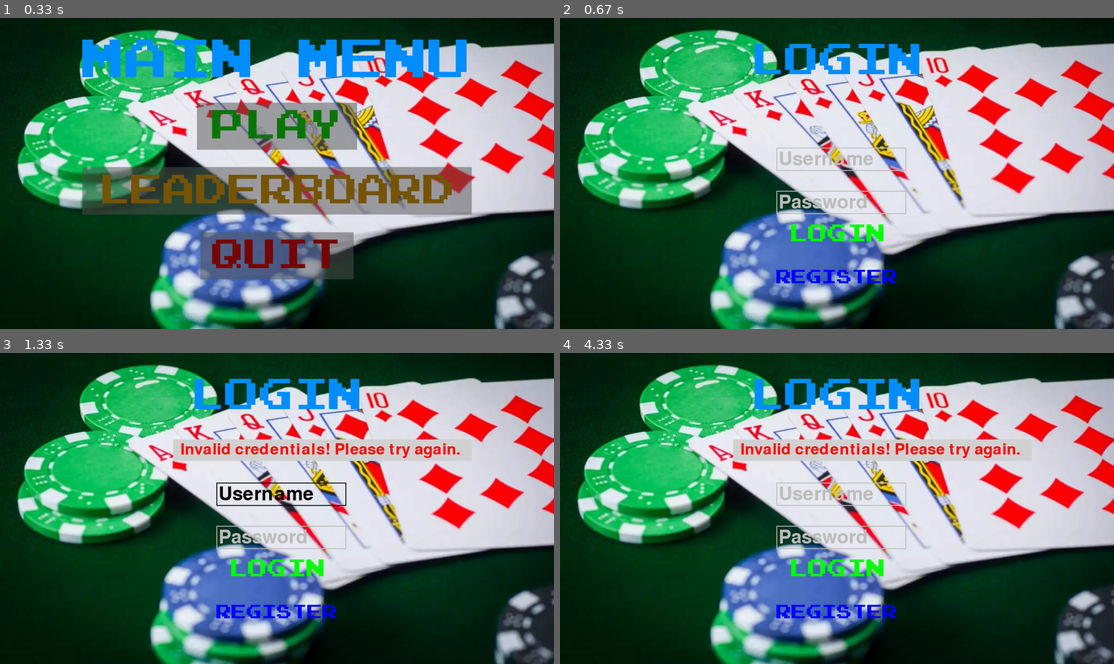
Above: before the commit, frames 1-4 (two rows, left to right).
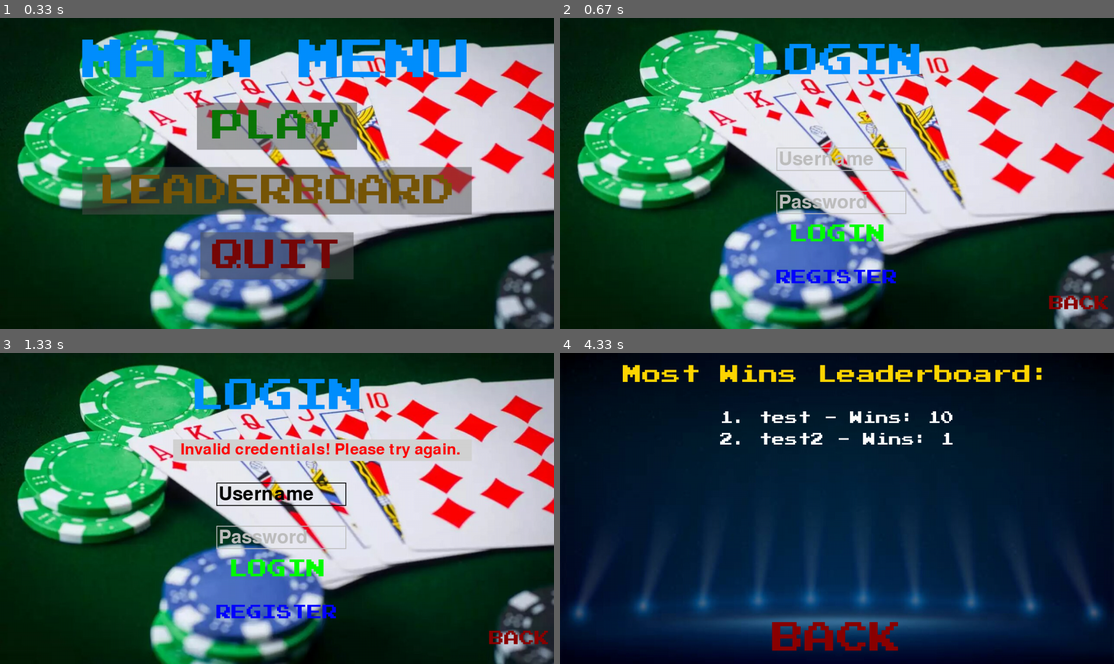
Above: after the commit, the same moments.

Repository: Matthias-254/Pygame_blackjack
Game: pygame game, started from pygame_blackjack.py
Two runs of this game, one before a commit and one after it. Both use one fixed random seed, a clock stepped at 60 frames per second and the inputs below.
Inputs (mouse positions are in pixels of both pictures, inside the frame that each line leads up to):
- Up to frame 1 (0.33 s): no input
- Up to frame 2 (0.67 s): press the mouse at (837, 126) at 0.37 s; move the mouse to (842, 195) at 0.47 s; release the mouse at (853, 263) at 0.6 s
- Up to frame 3 (1.33 s): press the mouse at (277, 567) at 0.7 s; move the mouse to (177, 583) at 0.8 s; release the mouse at (83, 598) at 0.93 s; press the mouse at (282, 492) at 1.03 s; move the mouse to (382, 539) at 1.13 s; release the mouse at (487, 589) at 1.27 s
- Up to frame 4 (4.33 s): click (1080, 639) at 1.38 s, where only the run after the commit has a clickable "BACK"; press the mouse at (837, 461) at 1.87 s; move the mouse to (731, 480) at 1.97 s; release the mouse at (632, 499) at 2.1 s; press the mouse at (842, 492) at 2.2 s; move the mouse to (942, 440) at 2.3 s; release the mouse at (1041, 390) at 2.43 s; press the mouse at (837, 611) at 2.53 s; move the mouse to (825, 502) at 2.63 s; release the mouse at (809, 390) at 2.77 s; press the mouse at (837, 611) at 2.87 s; move the mouse to (864, 514) at 2.97 s; release the mouse at (886, 421) at 3.1 s; press the mouse at (842, 492) at 3.2 s; move the mouse to (859, 492) at 3.3 s; release the mouse at (881, 489) at 3.43 s; press the mouse at (837, 567) at 3.53 s; move the mouse to (870, 552) at 3.63 s; release the mouse at (903, 536) at 3.77 s; press the mouse at (1080, 639) at 3.87 s; move the mouse to (964, 629) at 3.97 s; release the mouse at (848, 620) at 4.1 s; click (936, 514) at 4.22 s

Frame 1 is identical in both runs. In frame 2, 0.3% of the frame differs, in the area x 88-99%, y 89-94%; in frame 3, 0.3%; in frame 4, 93%, in the area x 0-100%, y 0-100%.

Commit message:
back button toegevoegd aan login menu

Diff:
--- a/pygame_blackjack.py
+++ b/pygame_blackjack.py
@@ -116,6 +116,15 @@
 	register_button = Button(image=None, pos=(640, 600), text_input="REGISTER", font=get_font(35), base_color="Blue", hovering_color="Lightblue")
 	error_message = ""
 
+	back_button = Button(
+		image=None,
+		pos=(1200, 660),
+		text_input="BACK",
+		font=get_font(35),
+		base_color="Darkred",
+		hovering_color="Red"
+	)
+
 	while True:
 		screen.blit(BG, (0, 0))
 		login_mouse_pos = pygame.mouse.get_pos()
@@ -131,6 +140,9 @@
 		login_button.update(screen)
 		register_button.change_color(login_mouse_pos)
 		register_button.update(screen)
+
+		back_button.change_color(pygame.mouse.get_pos())
+		back_button.update(screen)
 
 		if error_message:
 			pygame.draw.rect(screen, "lightgray", (400, 200, 690, 50))
@@ -143,6 +155,9 @@
 				pygame.quit()
 				sys.exit()
 			if event.type == pygame.MOUSEBUTTONDOWN:
+				if back_button.check_for_input(pygame.mouse.get_pos()):
+					main_menu()
+					return
 				if login_button.check_for_input(login_mouse_pos):
 					username = username_input.text
 					password = password_input.text
@@ -430,8 +445,8 @@
 		pos=(1200, 660),
 		text_input="BACK",
 		font=get_font(35),
-		base_color="Red",
-		hovering_color="Darkred"
+		base_color="Darkred",
+		hovering_color="Red"
 	)
 
 	run = True
Binary file changed: blackjack.db
